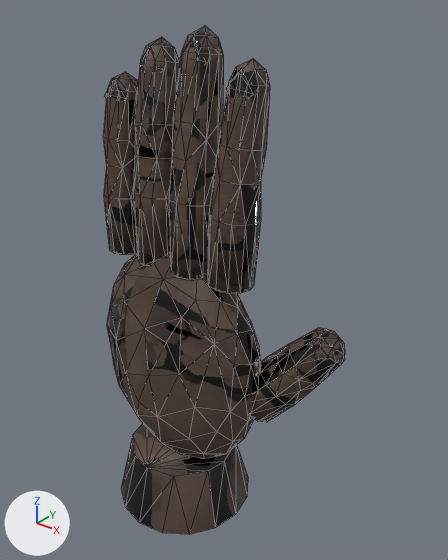
The glTF model assets/export/cpart_hand_primate.glb, before and after one commit.
Camera for both pictures: a camera (50 mm lens) standing at (0.1375, -0.1457, 0.1684) and looking at (0.015, 0.0075, 0.0735). The lights are fixed; the arrows at lower left show +X, +Y and +Z. The first picture is the older version. Mesh edges are drawn as thin lines. Where no turn or scale is listed for an object, it has been applied to the vertices. Vertices at exactly the same position are counted once.

The scene before the commit, as lines of its bpy script (objects in view):
```python
me_handprimate_mesh = bpy.data.meshes.new('HandPrimate_mesh')
me_handprimate_mesh.from_pydata(...)  # 435 vertices, 828 faces; spans x -0.036..0.059, y -0.027..0.027, z -0.024..0.156
me_handprimate_mesh.materials.append(mat_m_handprimateskin)
me_nails_mesh = bpy.data.meshes.new('Nails_mesh')
me_nails_mesh.from_pydata(...)  # 38 vertices, 56 faces; spans x -0.0317..0.0565, y -0.0015..0.0139, z 0.0522..0.1532
me_nails_mesh.materials.append(mat_m_handprimatenail)
ob_handprimate = bpy.data.objects.new('HandPrimate', me_handprimate_mesh)
ob_handprimate.location = (0.0, 0.0, 0.0)
ob_nails = bpy.data.objects.new('Nails', me_nails_mesh)
ob_nails.location = (0.0, 0.0, 0.0)
```
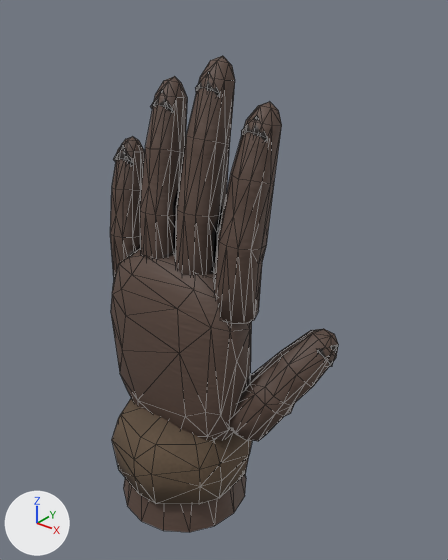
Boxes [x1, y1, x2, y2] around the edits, measured in the pictures (448 x 560 px; the box of a moved part takes in the faces that stretch with it):
'HandPrimate', reshaped (6% shorter)
    before: [103, 26, 345, 534]
    after: [110, 56, 338, 532]
'Cuff', added (brown)
    after: [112, 398, 252, 504]
'Nails', reshaped
    before: [105, 38, 333, 347]
    after: [113, 72, 338, 366]
part 1 of me_handprimate_mesh, rebuilt
    before: [251, 328, 345, 422]
    after: [229, 329, 338, 441]
part 2 of me_handprimate_mesh, rebuilt
    before: [169, 26, 224, 280]
    after: [175, 56, 235, 276]
part 3 of me_handprimate_mesh, rebuilt
    before: [134, 37, 180, 266]
    after: [140, 76, 188, 260]
part 4 of me_handprimate_mesh, rebuilt
    before: [103, 72, 138, 255]
    after: [110, 136, 145, 279]
part 5 of me_handprimate_mesh, rebuilt (10% wider)
    before: [208, 58, 270, 294]
    after: [214, 102, 282, 324]
part 6 of me_handprimate_mesh, rebuilt
    before: [121, 423, 248, 534]
    after: [123, 474, 246, 532]
part 7 of me_handprimate_mesh, moved or reshaped
    before: [107, 251, 261, 459]
    after: [111, 249, 252, 441]
part 8 of me_nails_mesh, moved or reshaped
    before: [105, 38, 253, 100]
    after: [150, 72, 267, 141]
part 9 of me_nails_mesh, moved or reshaped (not visible before)
    after: [317, 345, 338, 366]
part 10 of me_nails_mesh, added
    after: [113, 143, 134, 165]

Diff of the bpy script that builds the scene:
```diff
--- a/assets/export/cpart_hand_primate.glb.py
+++ b/assets/export/cpart_hand_primate.glb.py
@@ mat_m_handprimatefur @@
+mat_m_handprimatefur = bpy.data.materials.new('M_HandPrimateFur')
+# colours: brown #6e5a46
+# uses the picture img_t_parthandprimate_albedo
+# uses the picture img_t_parthandprimate_normal
+# uses the picture img_t_parthandprimate_orm
@@ me_handprimate_mesh @@
-me_handprimate_mesh.from_pydata(...)  # 435 vertices, 828 faces; spans x -0.036..0.059, y -0.027..0.027, z -0.024..0.156
+me_handprimate_mesh.from_pydata(...)  # 413 vertices, 784 faces; spans x -0.034..0.054, y -0.026..0.028, z -0.024..0.147
+# me_handprimate_mesh part 1: the loose piece of 63 vertices spanning x 0.023..0.059, y -0.003..0.024, z 0.023..0.062 is rebuilt with 72 vertices and now spans x 0.02..0.054, y -0.006..0.028, z 0.017..0.058
+# me_handprimate_mesh part 2: the loose piece of 58 vertices spanning x 0.0..0.017, y -0.008..0.011, z 0.078..0.156 is rebuilt with 60 vertices and now spans x 0.0..0.017, y -0.007..0.016, z 0.071..0.147
+# me_handprimate_mesh part 3: the loose piece of 58 vertices spanning x -0.017..0.0, y -0.008..0.011, z 0.078..0.152 is rebuilt with 60 vertices and now spans x -0.017..0.0, y -0.007..0.015, z 0.069..0.139
+# me_handprimate_mesh part 4: the loose piece of 57 vertices spanning x -0.033..-0.016, y -0.008..0.011, z 0.078..0.14 is rebuilt with 54 vertices and now spans x -0.034..-0.018, y -0.006..0.013, z 0.061..0.117
+# me_handprimate_mesh part 5: the loose piece of 57 vertices spanning x 0.016..0.033, y -0.008..0.011, z 0.078..0.148 is rebuilt with 60 vertices and now spans x 0.017..0.035, y -0.007..0.015, z 0.067..0.135
+# me_handprimate_mesh part 6: the loose piece of 28 vertices spanning x -0.027..0.027, y -0.027..0.027, z -0.024..0.0 is rebuilt with 28 vertices and now spans x -0.026..0.026, y -0.026..0.026, z -0.024..0.008
+# me_handprimate_mesh part 7
+# 112 vertices are removed from x -0.036..0.036, y -0.017..0.017, z -0.005..0.085
+# 224 faces are deleted
+# 77 vertices are added at x -0.031..0.031, y -0.014..0.01, z 0.002..0.082
+# 154 new faces join them
 me_handprimate_mesh.materials.append(mat_m_handprimateskin)
@@ me_nails_mesh @@
 # verts and faces of me_nails_mesh; kept vertices keep their numbers, new ones are numbered from 38
-me_nails_mesh.from_pydata(...)  # 38 vertices, 56 faces; spans x -0.0317..0.0565, y -0.0015..0.0139, z 0.0522..0.1532
+me_nails_mesh.from_pydata(...)  # 40 vertices, 60 faces; spans x -0.0335..0.0539, y 0.0019..0.0222, z 0.047..0.1431
+# me_nails_mesh part 8
+# 30 vertices are removed from x -0.0317..0.0316, y -0.0015..0.0023, z 0.1279..0.1532
+# 44 faces are deleted
+# 24 vertices are added at x -0.0148..0.0335, y 0.0033..0.0076, z 0.1219..0.1431
+# 36 new faces join them
+# me_nails_mesh part 9
+# 8 vertices are removed from x 0.0483..0.0565, y 0.0104..0.0139, z 0.0522..0.0606
+# 12 faces are deleted
+# 8 vertices are added at x 0.0489..0.0539, y 0.0147..0.0222, z 0.047..0.055
+# 12 new faces join them
+# me_nails_mesh part 10
+verts[38] = (-0.0281, 0.0032, 0.1051)
+verts[39] = (-0.0233, 0.0041, 0.1091)  # pixel (134, 163)
+verts[40] = (-0.0243, 0.0026, 0.1106)  # pixel (128, 160)
+verts[41] = (-0.0296, 0.0019, 0.1108)  # pixel (117, 157)
+verts[42] = (-0.0335, 0.0033, 0.1093)  # pixel (113, 159)
+verts[43] = (-0.0323, 0.0047, 0.1077)
+verts[44] = (-0.0272, 0.0054, 0.1076)
+verts[45] = (-0.0289, 0.0043, 0.1156)  # pixel (122, 143)
+faces += [(38, 39, 40), (38, 40, 41), (38, 41, 42), (38, 42, 43), (38, 43, 44), (38, 44, 39)]
+faces += [(39, 45, 40), (40, 45, 41), (41, 45, 42), (42, 45, 43), (43, 45, 44), (39, 44, 45)]
 me_nails_mesh.materials.append(mat_m_handprimatenail)
@@ ob_cuff @@
+ob_cuff = bpy.data.objects.new('Cuff', me_cuff_mesh)  # 46 vertices, 88 faces; spans x -0.0286..0.0268, y -0.0275..0.0275, z -0.01..0.022
+ob_cuff.location = (0.0, 0.0, 0.0)
```
